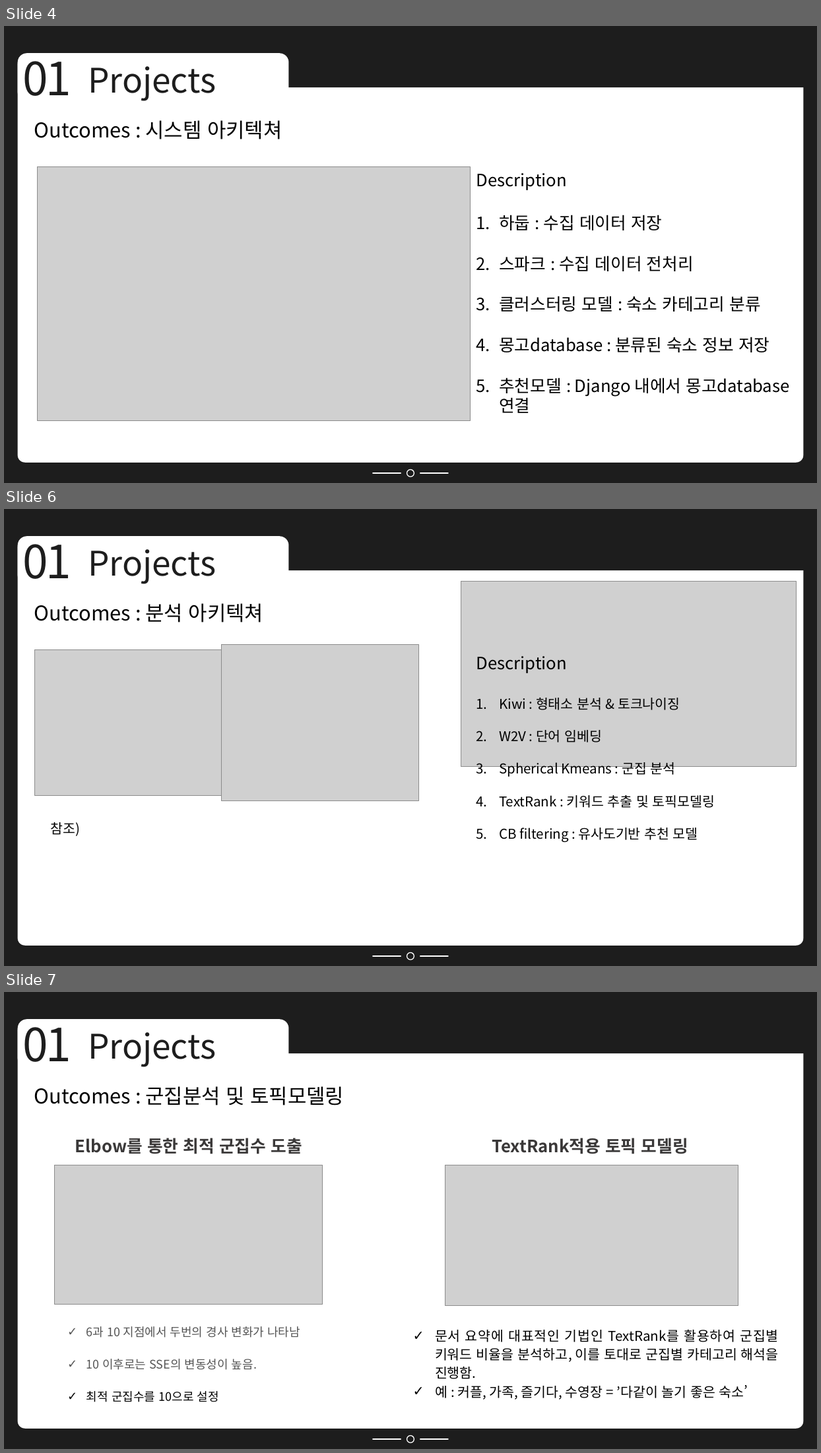
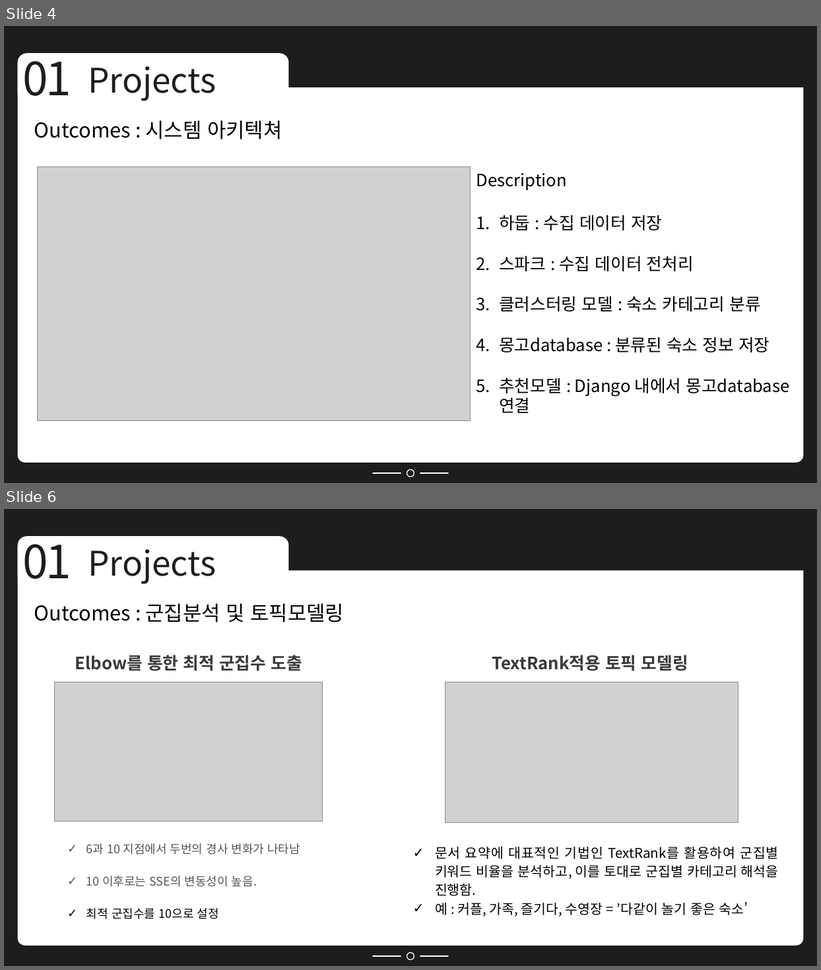
Before and after one commit to Minsung-commit/TIL, a slide deck: 포트폴리오 NEW.pptx. Shown one above the other, each under a label of ours: slides 4, 6 and 7 before the commit, slides 4 and 6 after it; the slides between them are not shown. The pictures are 821x1453 and 821x970 pixels, drawn with LibreOffice and Linux fonts; fonts in the diff are those of the drawing; grey boxes stand for pictures. Boxes give left, top, right and bottom in pixels: in the first picture for what was removed or moved away, otherwise in the second. Text is boxed around its words. In the diff, an @@ line names an element or a change of style, - is before the commit and + after.

```diff
--- a/포트폴리오 NEW.pptx
+++ b/포트폴리오 NEW.pptx
@@ slide 6 removed at bbox=[4, 509, 817, 966], background #1D1D1D; not listed: 6 template elements that a slide beside it also shows @@
@@ text removed at bbox=[23, 532, 71, 579] @@
-01
@@ text removed at bbox=[88, 549, 217, 584] @@
-Projects
@@ picture removed at bbox=[461, 581, 797, 767] @@
@@ text removed at bbox=[34, 603, 263, 623] @@
-Outcomes : 분석 아키텍쳐
@@ picture removed at bbox=[221, 645, 418, 801] @@
@@ picture removed at bbox=[34, 650, 234, 795] @@
@@ text removed at bbox=[477, 656, 568, 673] @@
-Description
@@ text removed at bbox=[499, 698, 715, 842] @@
-1. Kiwi : 형태소 분석 & 토크나이징
-2. W2V : 단어 임베딩
-3. Spherical Kmeans : 군집 분석
-4. TextRank : 키워드 추출 및 토픽모델링
-5. CB filtering : 유사도기반 추천 모델
@@ text removed at bbox=[51, 823, 81, 836] @@
-참조)
@@ what was slide 7 is now slide 6 @@
```
Also in this commit, not shown: 3 slides changed.
